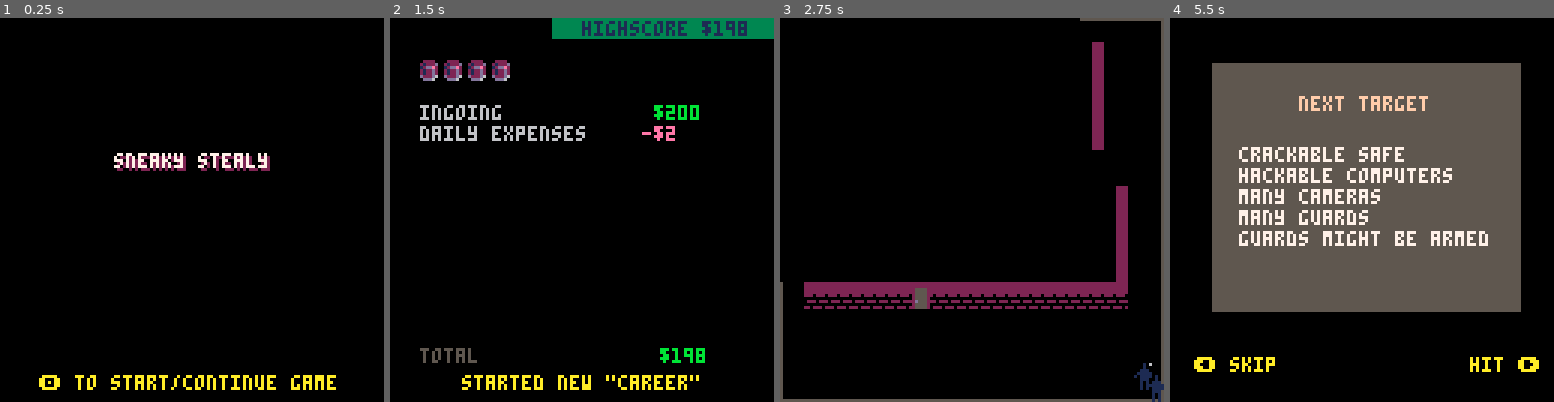
Above: before the commit, frames 1-4 (left to right).
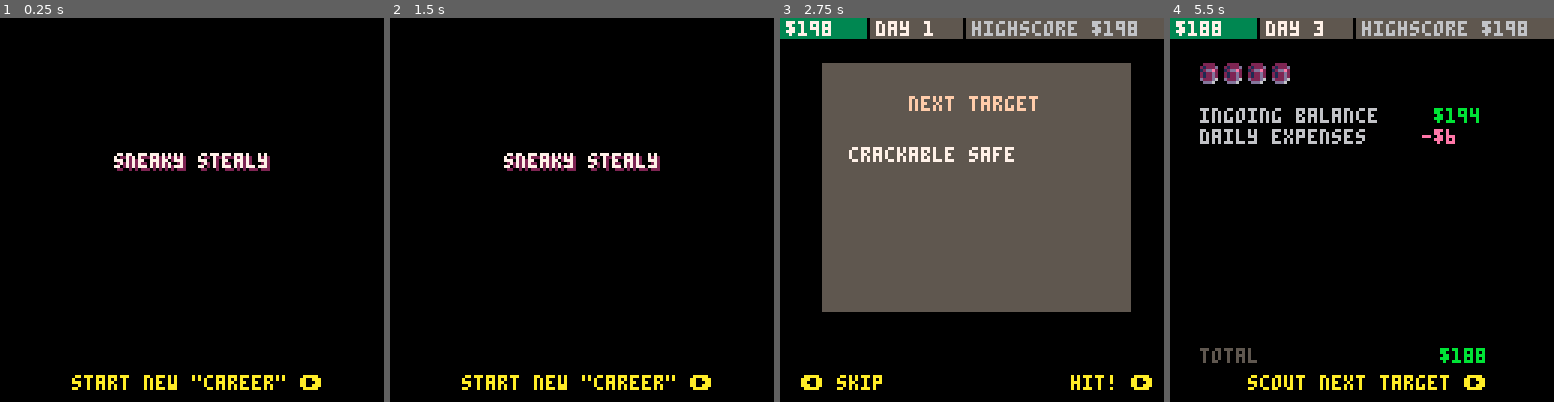
Above: after the commit, the same moments.

Repository: ironchestgames/pico-8-carts
Game: PICO-8 cartridge stealth.p8
Two runs of this game, one before a commit and one after it. Both use one fixed random seed, a clock stepped at 60 frames per second and the inputs below.
Inputs:
- Up to frame 1 (0.25 s): no input
- Up to frame 2 (1.5 s): tap X (X key) at 0.33, 1.07 s; tap O (Z key) at 0.7 s
- Up to frame 3 (2.75 s): hold Right 1.6-2.1 s; tap O (Z key) at 1.7, 2.1, 2.5 s; tap X (X key) at 1.85 s; hold Up 2.15-2.42 s; hold Right from 2.47 s (still down)
- Up to frame 4 (5.5 s): tap O (Z key) every 0.4 s from 2.9 to 5.3 s; tap X (X key) at 2.97, 4.08, 5.2 s; release Right at 3.03 s; hold Left 3.08-3.58 s; hold Down 3.63-3.97 s; hold Right 4.02-4.68 s; hold Up 4.73-5.03 s; hold Left from 5.08 s (still down)

The runs differ from the first frame. In frame 1, 1.5% of the frame differs, in the area x 10-88%, y 92-97%; in frame 2, 8.2%; in frame 3, 60%, in the area x 0-100%, y 0-100%; in frame 4, 60%.

Commit message:
stealth - add statusbar in menus, better wantedness, many tweaks

Diff:
--- a/stealth.p8
+++ b/stealth.p8
@@ -58,7 +58,7 @@
 
 --]]
 
-cartdata'ironchestgames_sneakystealy_v1_dev4'
+cartdata'ironchestgames_sneakystealy_v1_dev5'
 
 
 
@@ -1647,9 +1647,7 @@
   end
 
   -- add border of premises
-  -- fillp(0b1010010110100101)
   rect(0,0,127,127,5)
-  -- fillp()
 
   pal()
   palt(0,false)
@@ -1782,7 +1780,18 @@
 
 
 
-
+local function drawstatusbar(_transparent)
+ local _hscol=7
+ if not _transparent then
+  rectfill(0,0,28,6,3)
+  rectfill(30,0,60,6,5)
+  rectfill(62,0,127,6,5)
+  _hscol=6
+ end
+ print('$'..dget(1),2,1,7)
+ print('day '..dget(2),32,1,7)
+ print('highscore $'..dget(0),64,1,_hscol)
+end
 
 
 
@@ -1840,12 +1849,13 @@
   -- draw police car
   sspr(100,61,28,17,80,104)
 
+  local _s='caught!  \x8e to pay bail'
+
   -- draw armored truck for game over
-  local _s='caught!  \x8e to pay bail'
   if not _onpress then
    sspr(100,78,28,18,15,102)
    _s='caught!  \x8e to start over'
-   print('$'..dget(1),1,1,7) -- cash
+   drawstatusbar(true)
   end
   print(_s,16,122,10)
 
@@ -1887,30 +1897,33 @@
    print('(nothing much)',23,41,7)
   end
 
-  print('\x8b skip',8,113,10)
-  print('hit \x91',100,113,10)
- end
-end
-…(8 lines of a section not shown)…
-initstatus=function(_msg)
+  print('\x8b skip',7,119,10)
+  print('hit! \x91',97,119,10)
+
+  drawstatusbar()
+ end
+end
+…(8 lines of a section not shown)…
+initstatus=function()
  poke(0x5f5c,-1)
  sfx(16,-2)
  sfx(17,-2)
- local _rows={{'ingoing',dget(1)}} -- cash
+ local _rows={{'ingoing balance',dget(1)}} -- cash
  for _p in all(escapedplayers) do
   for _l in all(_p.loot) do
    _l[2]=flr(_l[2])
    add(_rows,_l)
   end
  end
- add(_rows,{'daily expenses',-dget(2)*2})
+ dset(2,dget(2)+1) -- day
+ add(_rows,{'daily expenses',-dget(2)*2}) -- day
  local _cash=0
  for _r in all(_rows) do
   _cash+=_r[2]
@@ -1918,23 +1931,24 @@
  if _cash < -20000 then
   _cash=32767
  end
- dset(1,_cash)
- dset(0,max(_cash,dget(0)))
+ dset(1,_cash) -- cash
+ dset(0,max(_cash,dget(0))) -- highscore
 
  for _p in all(escapedplayers) do
   _p.i,_p.loot,players[_p.origi+1]=_p.origi,{},_p
  end
 
  -- init msg
- _msg=_msg or ''
+ local _msg='scout next target \x91'
  if dget(1) < 0 then
-  _msg='no cash! \x8e to start over'
+  _msg='no cash! start over \x91'
  end
 
  wantedness=mid(0,wantedness+seenaddend,4)
+ dset(3,wantedness)
  local _recognised=wantedness == 4
  if _recognised then
-  _msg='\x8e to leave hiding place...' -- todo: something better
+  _msg='dare to scout next target... \x91'
  end
 
  -- init players
@@ -1955,7 +1969,7 @@
  escapedplayers,playerinventory={},{}
 
  _update=function()
-  if btnp(4) then
+  if btnp(1) then
    if _recognised then
     initpolice()
    elseif _cash < 0 then
@@ -1970,19 +1984,15 @@
  _draw=function()
   cls()
 
-  rectfill(54,0,127,6,3)
-  local _s='highscore $'..dget(0)
-  print(_s,120-#_s*4,1,1)
-
   if _recognised and flr(t()*2)%2 == 1 then
    print('wanted',46,16,8)
   end
 
   for _i=0,3 do
-   spr(244+mid(0,wantedness-_i,1),9+_i*8,14)
-  end
-
-  local _offy=29
+   spr(244+mid(0,wantedness-_i,1),9+_i*8,15)
+  end
+
+  local _offy=30
   for _r in all(_rows) do
    print(_r[1],10,_offy,6)
    local _r2,_col,_offx='$'.._r[2],11,0
@@ -2003,46 +2013,48 @@
   print(_s,98-#_s*2,110,_col)
 
   print(_msg,64-#_msg*2,119,10)
- end
-end
-…(8 lines of a section not shown)…
--- splash
+
+  drawstatusbar()
+ end
+end
+…(8 lines of a section not shown)…
 function initsplash()
  sfx(16,-2)
  sfx(17,-2)
  sfx(62)
- local _msg='continuing saved "career"'
+ local _msg='continue saved "career" \x91'
+ printh(dget(2),'debug')
  if dget(2) == 0 then -- day
 
   dset(1,200) -- cash
-  dset(2,1) -- day
   dset(3,0) -- wantedness
-  _msg='started new "career"'
+  wantedness=0
+  _msg='start new "career" \x91'
  end
 
  _update=function()
-  if btnp(4) then
+  if btnp(1) then
    menuitem(1, 'rat on eachother', function()
     for _p in all(escapedplayers) do
      add(players,del(escapedplayers,_p))
     end
     initpolice()
    end)
-   initstatus(_msg)
+   initstatus()
   end
  end
  _draw=function()
   cls()
   print('sneaky stealy',39,46,2)
   print('sneaky stealy',38,45,7)
-  print('\x8e to start/continue game',13,119,10)
+  print(_msg,64-#_msg*2,119,10)
  end
 end
 
@@ -2138,14 +2150,14 @@
 1e11fe1e1122111fff11fff1e11fe1e1122111fff11fffff1111ffff1fe1efffffffffffffffffffffffffffffffbbbbbbbbbb1101010110101115d55516dddb
 f111fff11122111fff111fff111fff11122111fff111ffff1111ffffef111ffffffffffffffffffffbbbbbbbbebebb1bbbbbbb11010101101011155d5551ddd7
 f1f1fff1f1ff1f1ff11f1fff1f1fff1f1ff1f1ff11f1fff111111ff1111f1ffffffffffffffffffffbbbbbbbb1b1bb11bbbbb5110101011010111111111111d7
-f1f1fff1f1ff1f1fffffffff1f1fff1f1ff1f1fffffffff111111ff111fffffffffffffffffffffffbbbbbbbb111bb9bbbbbb511111111111111111111111115
-f1f1fff1f1ff1f1fffffffff1f1fff1f1ff1f1ffffffff11feef11f111fffffffffffffffffffffffbbbbbbbb1e1bb9bbbbbb511110001111111111110001117
-fffffffffffffefefffffffffffffffffffffffffffffffffffffffffffffffffffffffffffffffffbbbbbbbb111b111bbbbb581101110111111111101110117
-ff1ffffffffff1f1fffffffffffffffffffffffffffffffffffffffffffffffffffffffffffffffffbbbbbbbb111b1111b5bb581110001111111111110001115
-f1e1fffffffff111fffffffffffffffffffffffffffffffffffffffffffffffffffffffffffffffffbbbbbbbb111bdd119b5b511100000111111111100000115
-11111ffffff001e1fffffffffffffffffffffffffffffffffffffffffffffffffffffffffffffffffbbbbbbbb1b1b111bbbbbb5550010055555555550010055b
-15151fffff000111fffffffffffffffffffffffffffffffffffffffffffffffffffffffffffffffffbbbbbb221b1b1bb1bbbbbbbb00001bbbbbbbbbb00001bbb
-f151fffffffff111fffffffffffffffffffffffffffffffffffffffffffffffffffffffffffffffffbbbbb2221b111bb1bbbbbbbbb111bbbbbbbbbbbb111bbbb
+f1f1fff1f1ff1f1fffffffff1f1fff1f1ff1f1fffffffff111111ff111ffffffffffffffbb88e8bbbbbbbbbbb111bb9bbbbbb511111111111111111111111115
+f1f1fff1f1ff1f1fffffffff1f1fff1f1ff1f1ffffffff11feef11f111ffffffffffffffb8288e8bbbbbbbbbb1e1bb9bbbbbb511110001111111111110001117
+fffffffffffffefeffffffffffffffffffffffffffffffffffffffffffffffffffffffffb28ee7ebbbbbbbbbb111b111bbbbb581101110111111111101110117
+ff1ffffffffff1f1ffffffffffffffffffffffffffffffffffffffffffffffffffffffffb8288eebbbbbbbbbb111b1111b5bb581110001111111111110001115
+f1e1fffffffff111ffffffffffffffffffffffffffffffffffffffffffffffffffffffffb8288eebbbbbbbbbb111bdd119b5b511100000111111111100000115
+11111ffffff001e1ffffffffffffffffffffffffffffffffffffffffffffffffffffffffbd888e6bbbbbbbbbb1b1b111bbbbbb5550010055555555550010055b
+15151fffff000111ffffffffffffffffffffffffffffffffffffffffffffffffffffffffbb6667bbbbbbbbb221b1b1bb1bbbbbbbb00001bbbbbbbbbb00001bbb
+f151fffffffff111ffffffffffffffffffffffffffffffffffffffffffffffffffffffffbbbbbbbbbbbbbb2221b111bb1bbbbbbbbb111bbbbbbbbbbbb111bbbb
 f1f1fffffffff111ffffffffffffffffffffffffffffffffffffffffffffffffffffffffffffffffffffffffffffffffffffffffffffffffffffffffffffffff
 f1f1fffffff221f1ffffffffffffffffffffffffffffffffffffffffffffffffffffffffffffffffffffffffffffffffffffffffffffffffffffffffffffffff
 f1f1ffffff2221f1ffffffffffffffffffffffffffffffffffffffffffffffffffffffffffffffffffffffffffffffffffffffffffffffffffffffffffffffff
